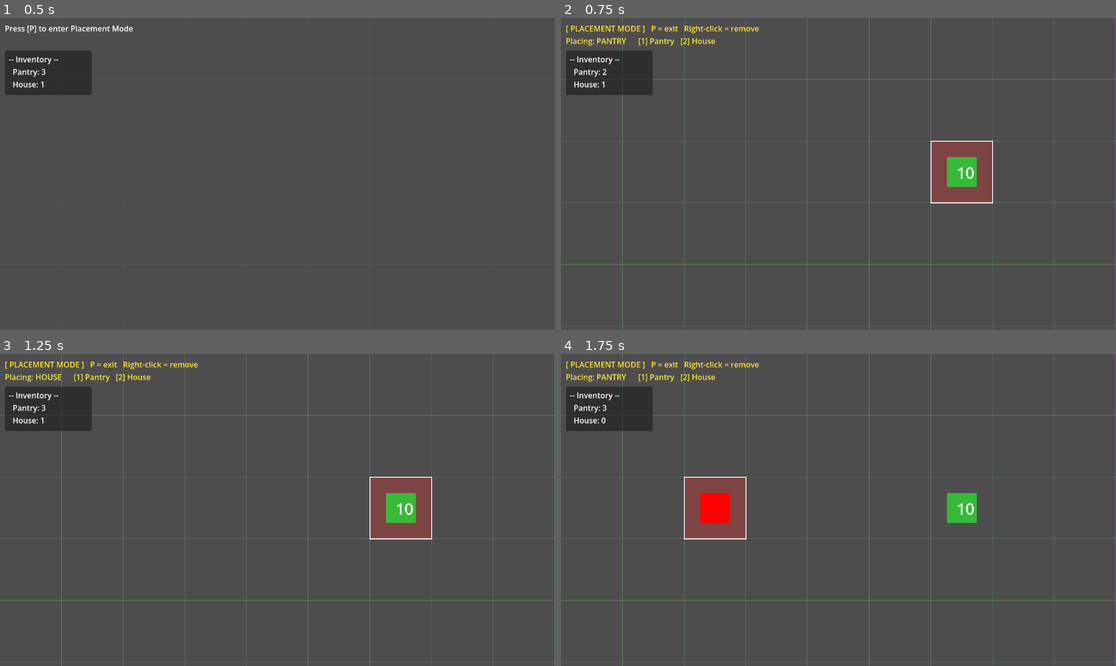
Above: before the commit, frames 1-4 (two rows, left to right).
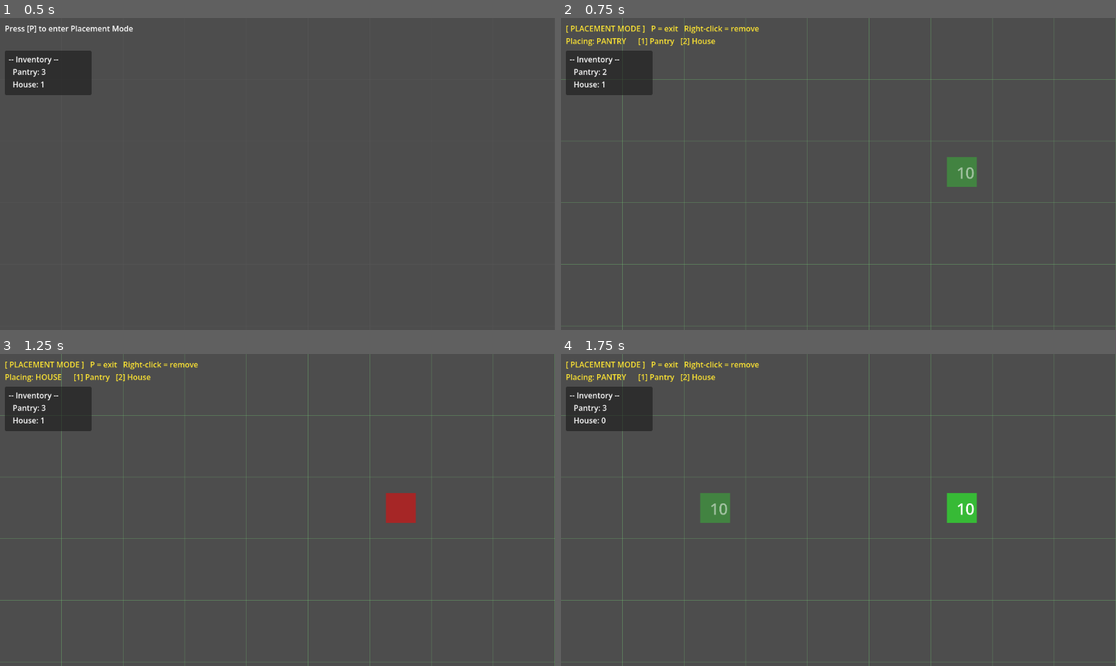
Above: after the commit, the same moments.

Repository: BigWing06/C3-Game-Jam-JARRN-Studios
Game: Godot game, scene res://scenes/RootGameScene/RootGameScene.tscn
The game is run twice, just before and just after one commit, with the same random seed, the same clock (stepped at 60 frames per second) and the same inputs. This scene is started directly instead of the project's main scene.
Inputs (mouse positions are in pixels of both pictures, inside the frame that each line leads up to):
- Up to frame 1 (0.5 s): no input
- Up to frame 2 (0.75 s): tap P at 0.5 s; move the mouse to (960, 158) at 0.52 s; tap 1 at 0.6 s; click (960, 158) at 0.67 s
- Up to frame 3 (1.25 s): tap 2 at 0.8 s
- Up to frame 4 (1.75 s): tap Space at 1.25 s; move the mouse to (727, 525) at 1.27 s; tap 2 at 1.35 s; click (727, 525) at 1.42 s; tap 1 at 1.55 s

Frame 1 is identical in both runs. In frame 2, 2.3% of the frame differs, in the area x 66-78%, y 39-60%; in frame 3, 2.3%; in frame 4, 2.3%.

Commit message:
adds _refresh_hover_preview to handle hover preview

Diff:
--- a/pantry-planners/scenes/PlacementTileMap/PlacementTileMap.gd
+++ b/pantry-planners/scenes/PlacementTileMap/PlacementTileMap.gd
@@ -37,12 +37,13 @@
 # ---------------------------------------------------------------------------
 # Runtime state
 # ---------------------------------------------------------------------------
-# grid_pos (Vector2i) -> { "type": String, "player_can_edit": bool }
-var _grid_data:       Dictionary = {}
-var _inventory:       Dictionary = {}
-var _placement_mode:  bool       = false
-var _selected_item:   String     = "pantry"
-var _hovered_tile:    Vector2i   = Vector2i(-1, -1)
+# grid_pos (Vector2i) -> { "type": String, "player_can_edit": bool, "scene": Node }
+var _grid_data:      Dictionary = {}
+var _inventory:      Dictionary = {}
+var _placement_mode: bool       = false
+var _selected_item:  String     = "pantry"
+var _hovered_tile:   Vector2i   = Vector2i(-1, -1)
+var _hover_preview:  Node       = null  # live scene instance shown while hovering
 
 # ---------------------------------------------------------------------------
 # Node references
@@ -79,9 +80,11 @@
 				_toggle_placement_mode()
 			KEY_1:
 				_selected_item = "pantry"
+				_refresh_hover_preview()
 				_update_ui()
 			KEY_2:
 				_selected_item = "house"
+				_refresh_hover_preview()
 				_update_ui()
 
 	if event is InputEventMouseButton and event.pressed and _placement_mode:
@@ -99,10 +102,10 @@
 	var new_tile := _world_to_grid(get_global_mouse_position())
 	if new_tile != _hovered_tile:
 		_hovered_tile = new_tile
-		queue_redraw()
-
-# ---------------------------------------------------------------------------
-# Drawing — grid + all placeholders rendered here; no external scenes needed
+		_refresh_hover_preview()
+
+# ---------------------------------------------------------------------------
+# Drawing — grid + hovering entities, real scenes are handled automatically
 # ---------------------------------------------------------------------------
 func _draw() -> void:
 	_draw_grid()
@@ -123,28 +126,25 @@
 	for grid_pos: Vector2i in _grid_data:
 		var data: Dictionary = _grid_data[grid_pos]
 		var entity_type: String = data["type"]
-		var fill_col: Color = ENTITY_COLORS.get(entity_type, Color.GRAY)
 
 		var origin := Vector2(grid_pos) * CELL_SIZE
 
-		if (entity_type in scene_dict.keys()):
-			if (_grid_data[grid_pos]["scene"] == null):
+		if entity_type in scene_dict:
+			if not is_instance_valid(data["scene"]):
 				var scene = scene_dict[entity_type].instantiate()
 				$Entities.add_child(scene)
 				scene.position = origin + (CELL_SIZE / 2)
 				_grid_data[grid_pos]["scene"] = scene
 		else:
-
-			var rect   := Rect2(origin + Vector2(4, 4), CELL_SIZE - Vector2(8, 8))
-
-			# Slightly dim pre-placed entities so player-placed ones stand out
+			# TODO: replace with actual house / pantry
+			var fill_col: Color = ENTITY_COLORS.get(entity_type, Color.GRAY)
 			if not data["player_can_edit"]:
 				fill_col = fill_col.darkened(0.25)
 
+			var rect := Rect2(origin + Vector2(4, 4), CELL_SIZE - Vector2(8, 8))
 			draw_rect(rect, fill_col, true)
 			draw_rect(rect, Color.WHITE, false, 1.5)
 
-			# Single-character label centred in the cell
 			var label: String = ENTITY_LABELS.get(entity_type, "?")
 			var font  := ThemeDB.fallback_font
 			var font_size := 20
@@ -153,9 +153,36 @@
 			draw_string(font, text_pos, label, HORIZONTAL_ALIGNMENT_LEFT, -1, font_size, Color.WHITE)
 
 
+# Spawns (or clears) the live hover preview node.
+# Called whenever the hovered tile or selected item changes, and on mode toggle.
+func _refresh_hover_preview() -> void:
+	if is_instance_valid(_hover_preview):
+		_hover_preview.queue_free()
+		_hover_preview = null
+
+	# No preview needed outside placement mode or off the grid
+	if not _placement_mode or not _is_valid_tile(_hovered_tile):
+		queue_redraw()
+		return
+
+	# If the item has a real scene, spawn a translucent ghost preview
+	if scene_dict.has(_selected_item):
+		_hover_preview = scene_dict[_selected_item].instantiate()
+		_hover_preview.add_to_group("hovering")
+		_hover_preview.modulate = Color(1.0, 1.0, 1.0, 0.5)
+		_hover_preview.position = grid_to_world_center(_hovered_tile)
+		add_child(_hover_preview)
+
+	queue_redraw()
+
+
+# only used when the selected item has no entry in scene_dict.
 func _draw_hover() -> void:
 	if not _is_valid_tile(_hovered_tile):
 		return
+	if scene_dict.has(_selected_item):
+		return  # real preview is handled by _refresh_hover_preview, nothing to draw here
+
 	var occupied := _grid_data.has(_hovered_tile)
 	var fill     := Color(0.85, 0.2, 0.2, 0.35) if occupied \
 		else Color(0.2, 0.85, 0.2, 0.35)
@@ -170,7 +197,7 @@
 	_placement_mode = not _placement_mode
 	if not _placement_mode:
 		_hovered_tile = Vector2i(-1, -1)
-	queue_redraw()
+	_refresh_hover_preview()
 	_update_ui()
 
 
@@ -194,7 +221,8 @@
 	var data: Dictionary = _grid_data[tile]
 	if not data["player_can_edit"]:
 		return  # pre-placed level entities cannot be removed by the player
-	_grid_data[tile]["scene"].queue_free()
+	if is_instance_valid(data["scene"]):
+		data["scene"].queue_free()
 	_grid_data.erase(tile)
 	_inventory[data["type"]] = _inventory.get(data["type"], 0) + 1
 	queue_redraw()
@@ -205,7 +233,7 @@
 	if not _is_valid_tile(tile) or _grid_data.has(tile):
 		push_error("[PlacementTileMap] Cannot register entity at %s." % str(tile))
 		return
-	_grid_data[tile] = { "type": entity_type, "player_can_edit": player_can_edit, "scene": null }
+	_grid_data[tile] = { "type": entity_type, "player_can_edit": player_can_edit, "scene": _hover_preview }
 
 # ---------------------------------------------------------------------------
 # Public API — called by level scripts or a future GameManager
